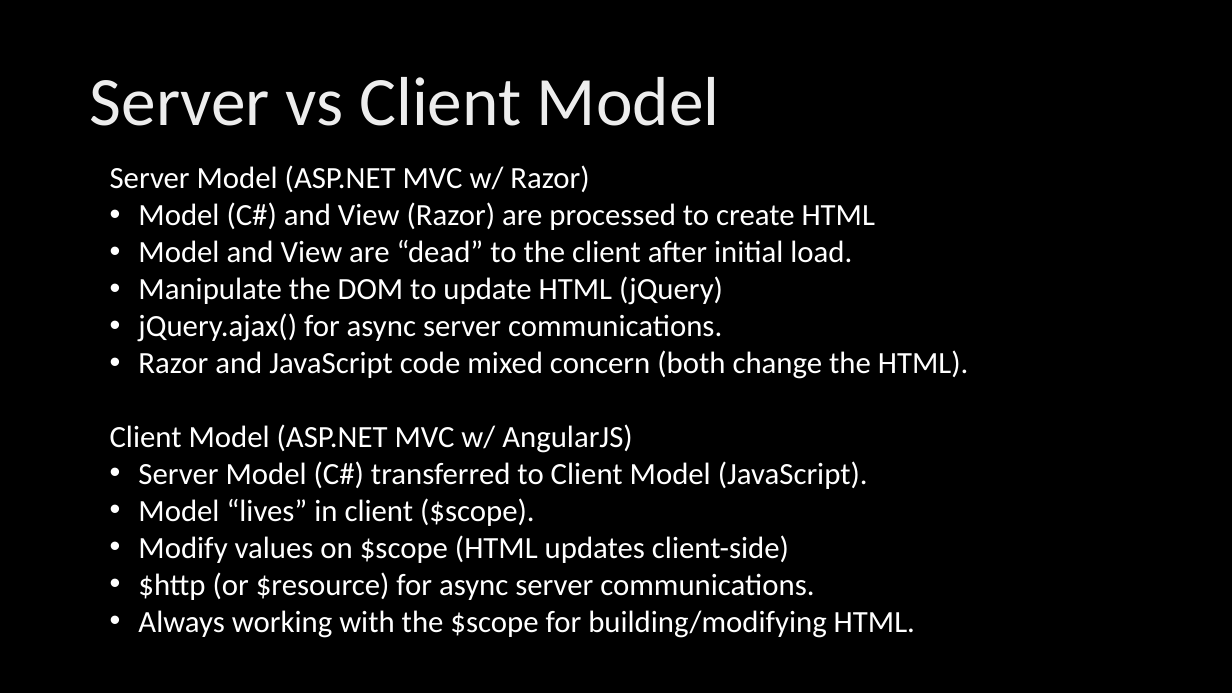
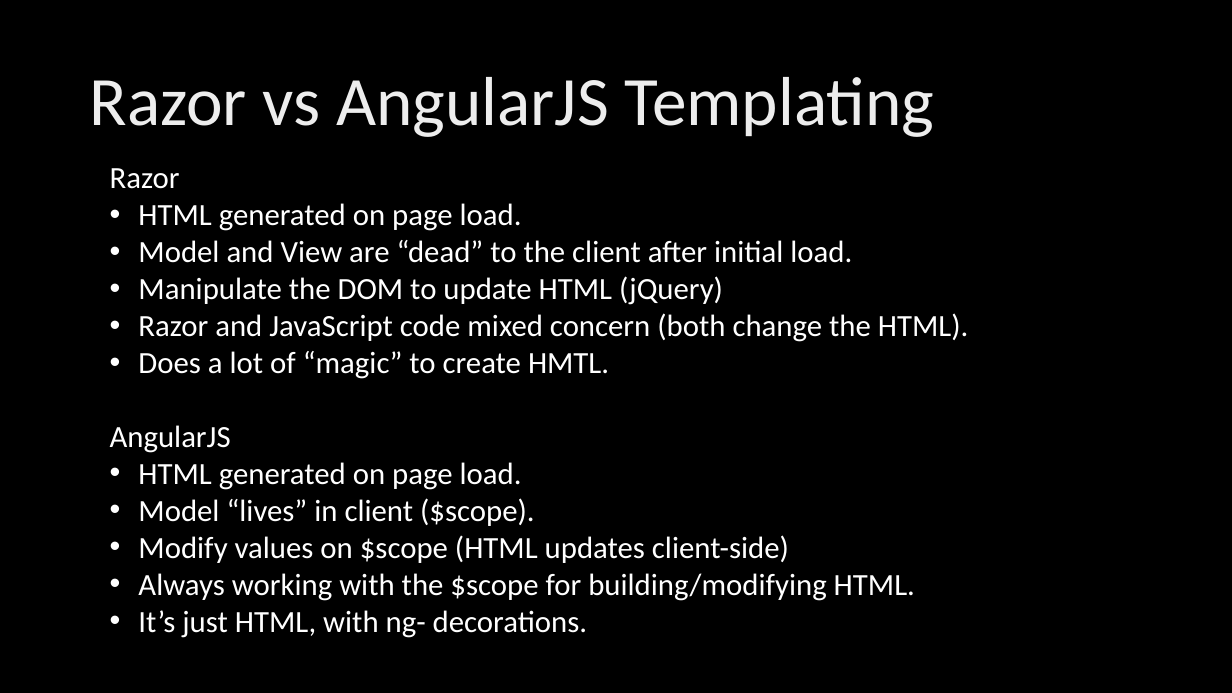
Before and after one commit to ryanlangton/angularjs-mvc, a slide deck: slide 14 of AngularJSdotNet.pptx (slide 11 before the commit). Drawn at 1232x693 pixels with LibreOffice and Linux fonts; fonts in the diff are those of the drawing; background and template pictures are left out. Boxes give left, top, right and bottom in pixels: in the first picture for what was removed or moved away, otherwise in the second. Text is boxed around its words. In the diff, an @@ line names an element or a change of style, - is before the commit and + after.

```diff
--- a/AngularJSdotNet.pptx
+++ b/AngularJSdotNet.pptx
@@ title at [90,77,934,137]: text changed @@
-Server vs Client Model
+Razor vs AngularJS Templating
@@ text at [110,168,522,231]: text changed @@
-Server Model (ASP.NET MVC w/ Razor)
-• Model (C#) and View (Razor) are processed to create HTML
+Razor
+• HTML generated on page load.
@@ text at [138,313,722,342]: paragraph removed @@
-• jQuery.ajax() for async server communications.
@@ text at [110,351,609,490]: text changed @@
-Client Model (ASP.NET MVC w/ AngularJS)
-• Server Model (C#) transferred to Client Model (JavaScript).
+• Does a lot of “magic” to create HMTL.
+AngularJS
+• HTML generated on page load.
@@ text at [138,572,814,600]: paragraph removed @@
-• $http (or $resource) for async server communications.
@@ text at [138,610,587,638]: paragraph added @@
+• It’s just HTML, with ng- decorations.
```
Also in this commit, not shown: 17 other slides changed, 14 slides added, 6 slides removed, 35 other files.
